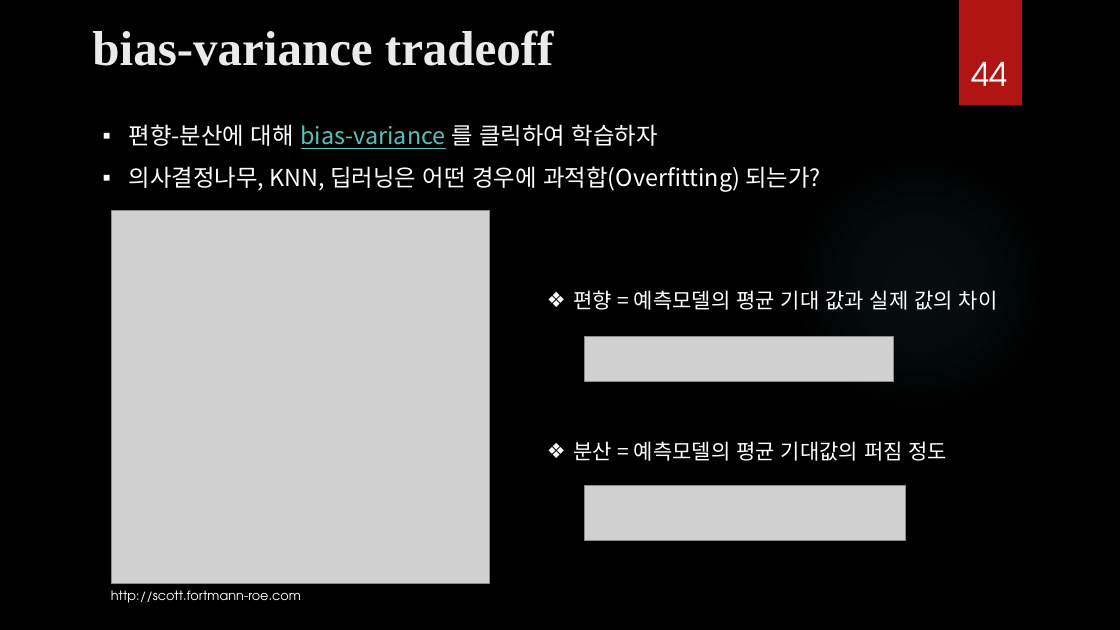
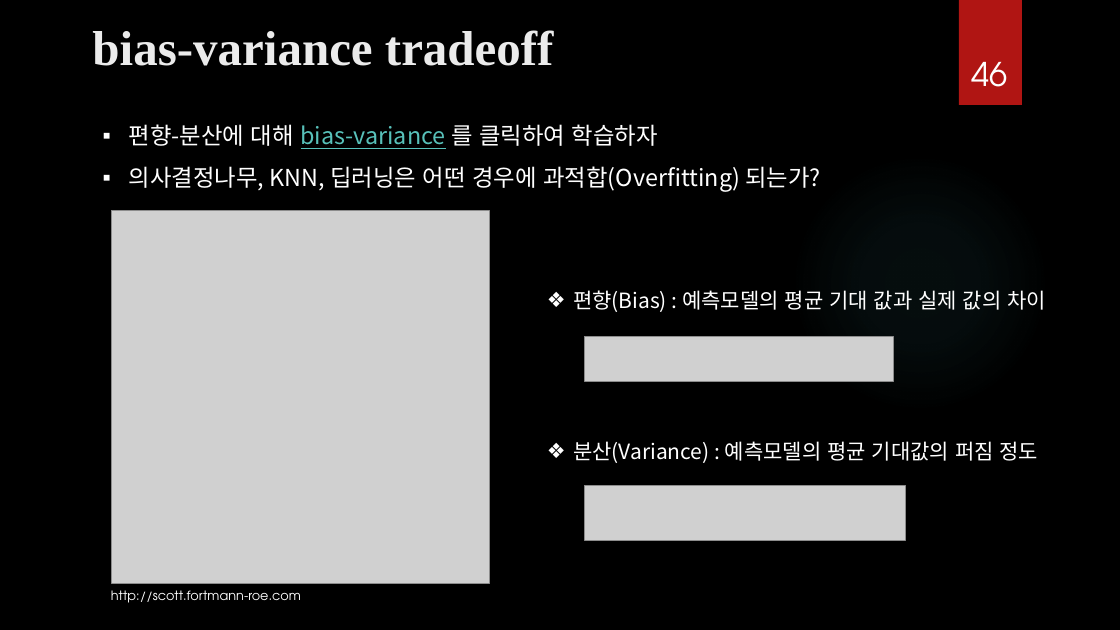
Before and after one commit to ancestor9/mathematics-for-machine-learning, a slide deck: slide 46 of Calculus/Modeling_Simulation_1.pptx (slide 44 before the commit). Drawn at 1120x630 pixels with LibreOffice and Linux fonts; fonts in the diff are those of the drawing; grey boxes stand for pictures; background and template pictures are left out. Boxes give left, top, right and bottom in pixels: in the first picture for what was removed or moved away, otherwise in the second. Text is boxed around its words. In the diff, an @@ line names an element or a change of style, - is before the commit and + after.

```diff
--- a/Calculus/Modeling_Simulation_1.pptx
+++ b/Calculus/Modeling_Simulation_1.pptx
@@ page number at bbox=[971, 62, 1007, 87]: text changed @@
-44
+46
@@ text at bbox=[573, 290, 1046, 463]: text changed @@
-❖ 편향 = 예측모델의 평균 기대 값과 실제 값의 차이
-❖ 분산 = 예측모델의 평균 기대값의 퍼짐 정도
+❖ 편향(Bias) : 예측모델의 평균 기대 값과 실제 값의 차이
+❖ 분산(Variance) : 예측모델의 평균 기대값의 퍼짐 정도
```
Also in this commit, not shown: 7 other slides changed, 2 slides added.
